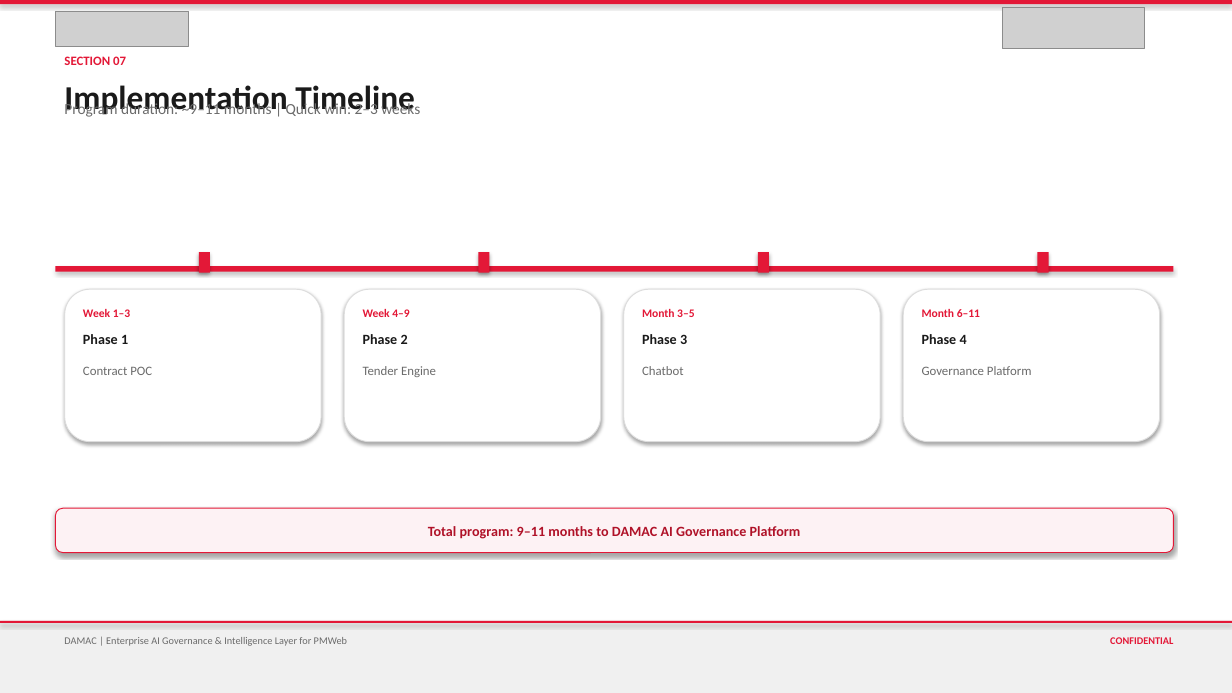
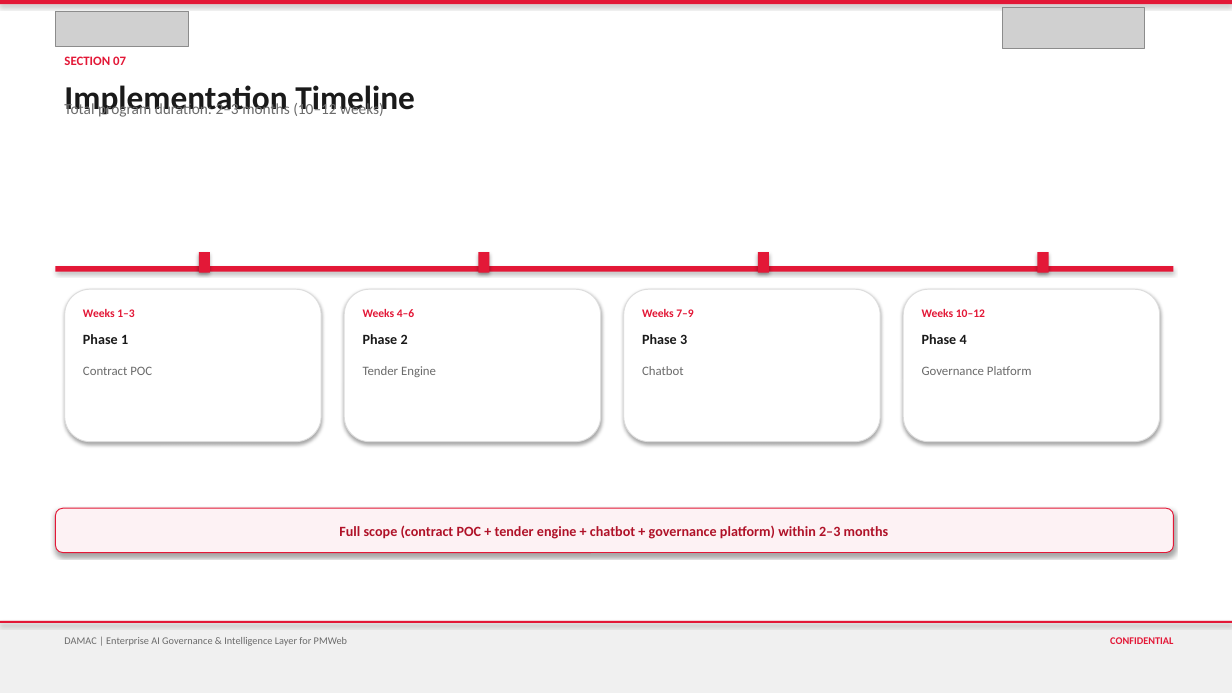
Before and after one commit to vishnushankar9024/procurehubibi, a slide deck: slide 28 of output/DAMAC_PMWeb_AI_Governance_Intelligence_Layer.pptx (slide 27 before the commit). Drawn at 1232x693 pixels with LibreOffice and Linux fonts; fonts in the diff are those of the drawing; grey boxes stand for pictures. Boxes give left, top, right and bottom in pixels: in the first picture for what was removed or moved away, otherwise in the second. Text is boxed around its words. In the diff, an @@ line names an element or a change of style, - is before the commit and + after.

```diff
--- a/output/DAMAC_PMWeb_AI_Governance_Intelligence_Layer.pptx
+++ b/output/DAMAC_PMWeb_AI_Governance_Intelligence_Layer.pptx
@@ text at bbox=[64, 101, 384, 117]: text changed @@
-Program duration: ~9–11 months | Quick win: 2–3 weeks
+Total program duration: 2–3 months (10–12 weeks)
@@ text at bbox=[83, 309, 134, 317]: text changed @@
-Week 1–3
+Weeks 1–3
@@ text at bbox=[363, 309, 414, 317]: text changed @@
-Week 4–9
+Weeks 4–6
@@ text at bbox=[642, 309, 693, 317]: text changed @@
-Month 3–5
+Weeks 7–9
@@ text at bbox=[922, 309, 985, 317]: text changed @@
-Month 6–11
+Weeks 10–12
@@ text at bbox=[339, 525, 889, 539]: text changed @@
-Total program: 9–11 months to DAMAC AI Governance Platform
+Full scope (contract POC + tender engine + chatbot + governance platform) within 2–3 months
```
Also in this commit, not shown: 4 other slides changed, 1 slide added, 3 other files.
